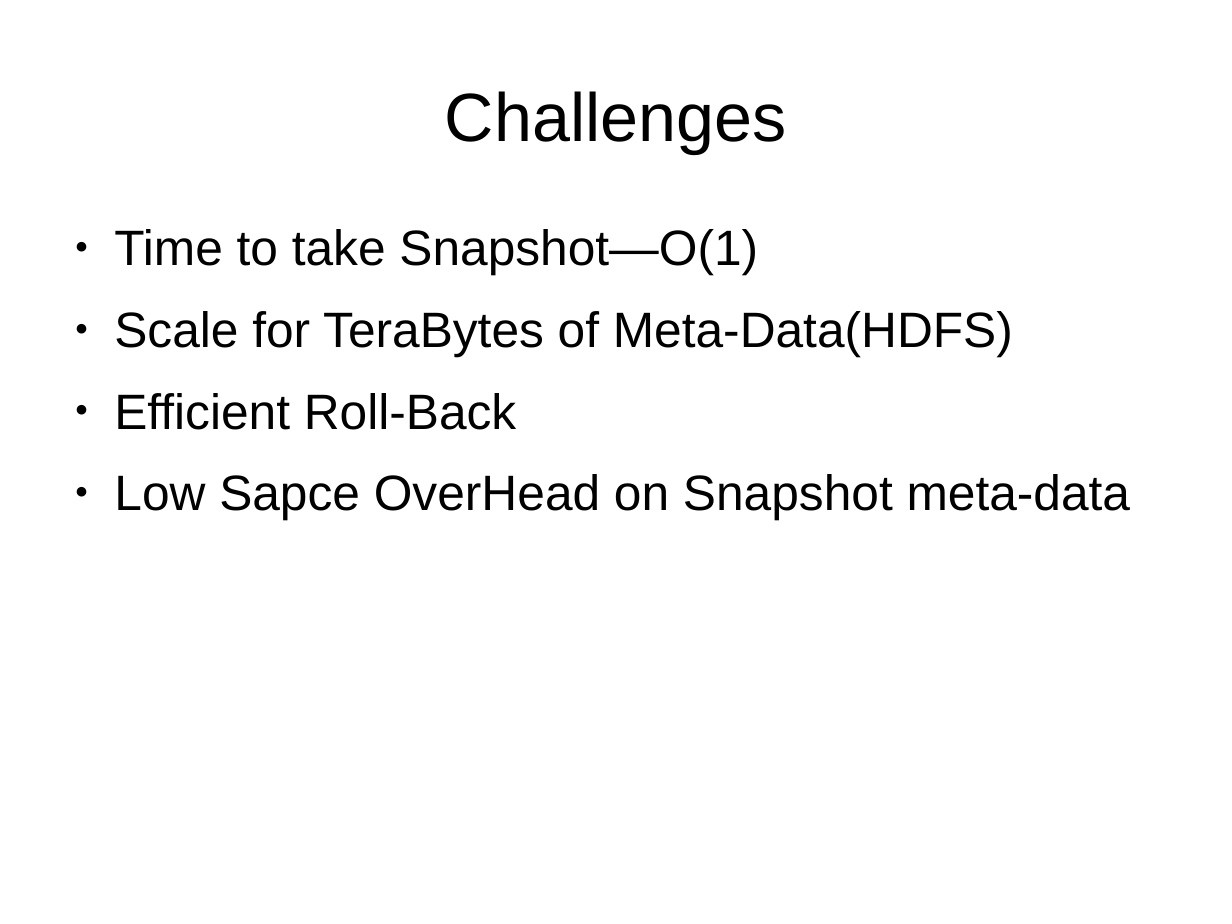
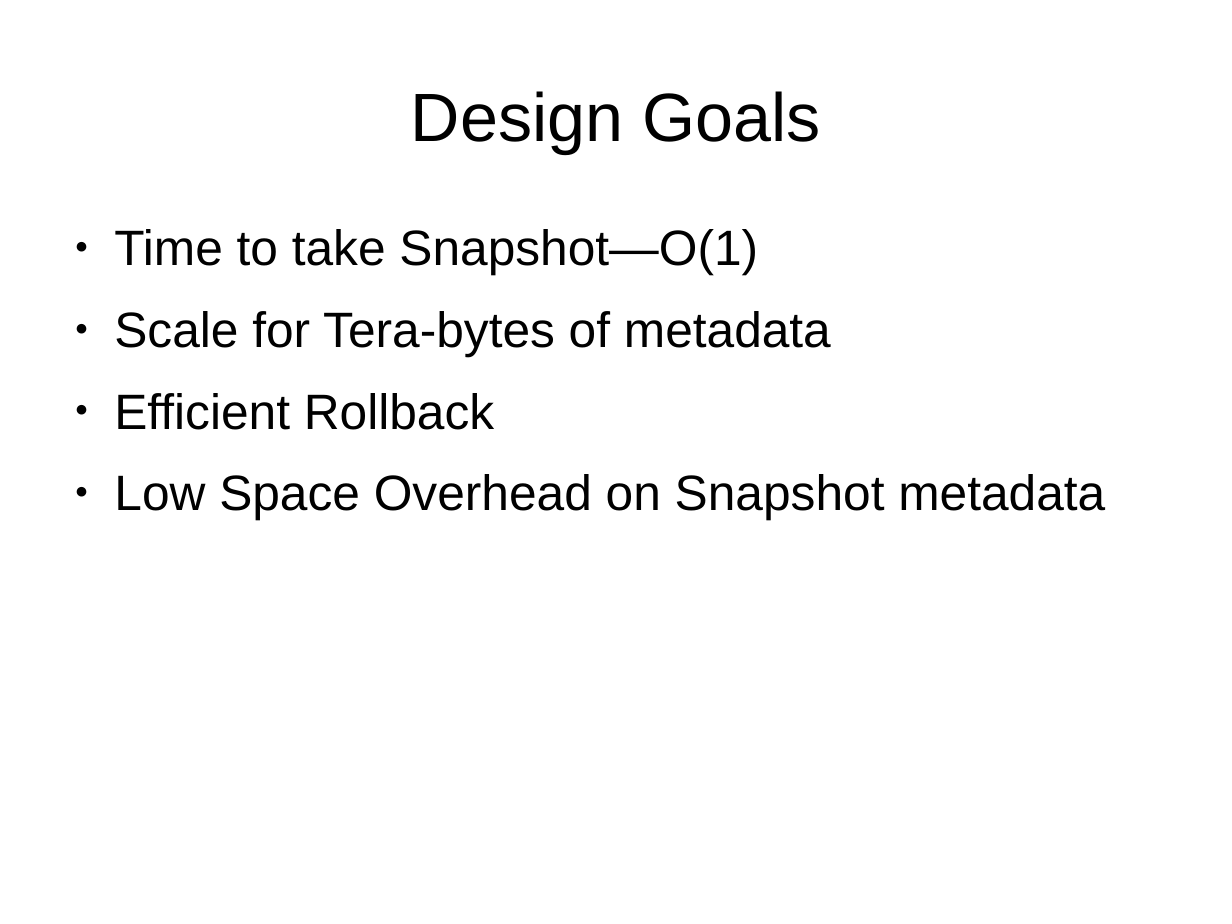
Before and after one commit to pushparajxa/Thesis-Presentation, a slide deck: slide 8 of Final_Presentation.odp (slide 16 before the commit). Drawn at 1232x924 pixels with LibreOffice and Linux fonts; fonts in the diff are those of the drawing. Boxes give left, top, right and bottom in pixels: in the first picture for what was removed or moved away, otherwise in the second. Text is boxed around its words. In the diff, an @@ line names an element or a change of style, - is before the commit and + after.

```diff
--- a/Final_Presentation.odp
+++ b/Final_Presentation.odp
@@ title at <box>411,91,820,153</box>: text changed @@
-Challenges
+Design Goals
@@ text at <box>114,311,1105,520</box>: text changed @@
-● Scale for TeraBytes of Meta-Data(HDFS)
-● Efficient Roll-Back
-● Low Sapce OverHead on Snapshot meta-data
+● Scale for Tera-bytes of metadata
+● Efficient Rollback
+● Low Space Overhead on Snapshot metadata
```
Also in this commit, not shown: 16 other slides changed, 5 slides added, 22 slides removed, 5 other files.
